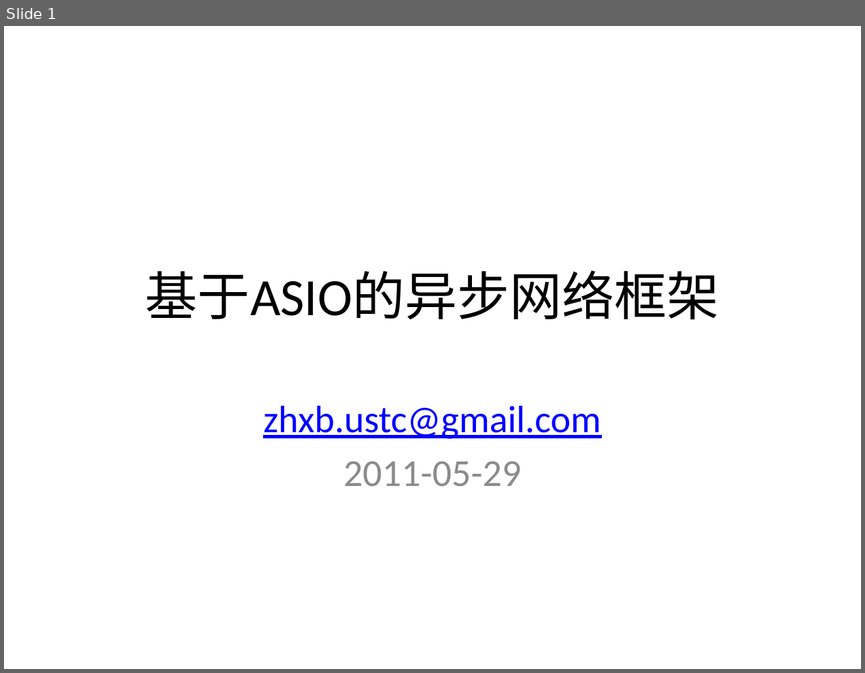
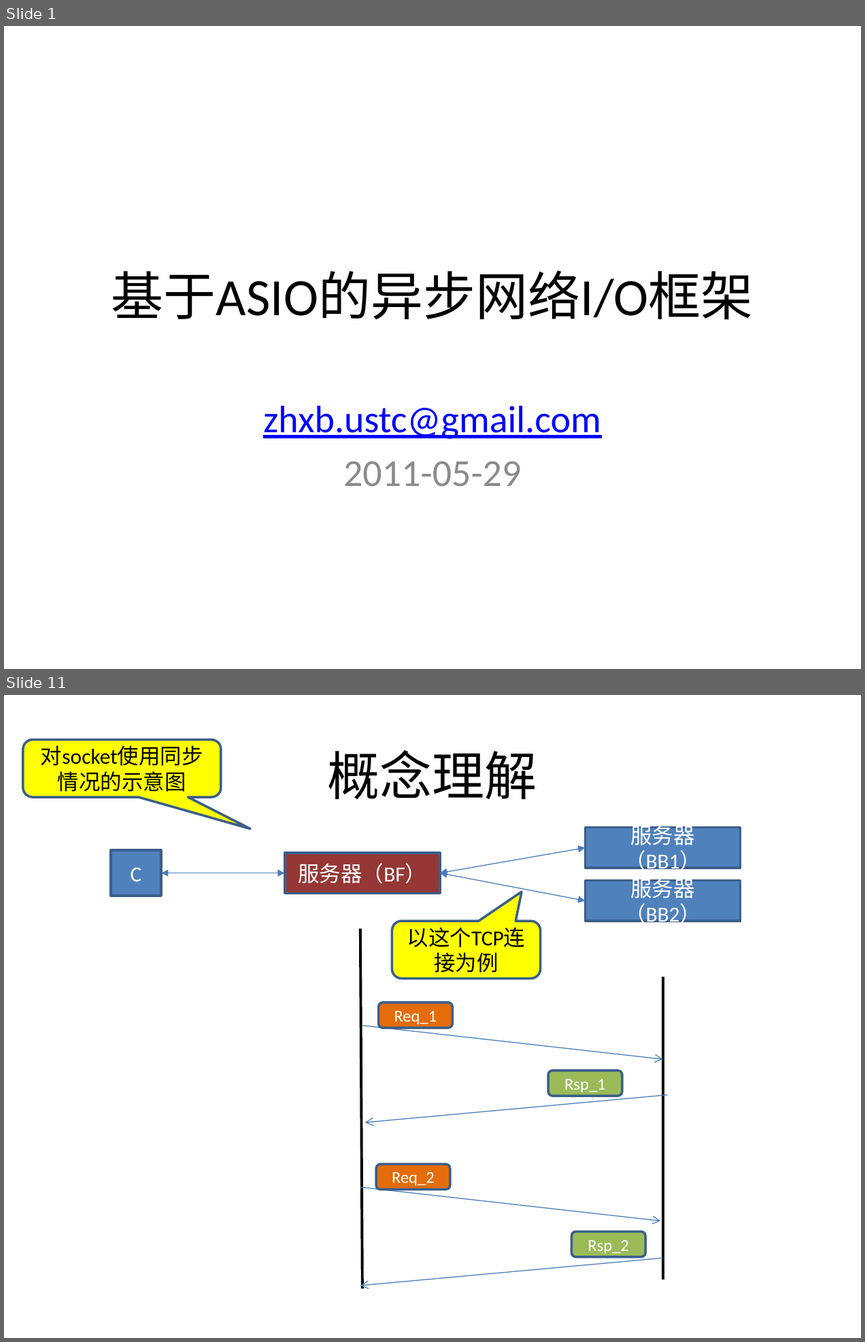
Before and after one commit to kkzhou/kknf, a slide deck: aanf/asio-based2/doc/asio-based AANF.pptx. Shown one above the other, each under a label of ours: slide 1 before the commit, slides 1 and 11 after it; the slides between them are not shown. The pictures are 865x673 and 865x1342 pixels, drawn with LibreOffice and Linux fonts; fonts in the diff are those of the drawing. Boxes give left, top, right and bottom in pixels: in the first picture for what was removed or moved away, otherwise in the second. Text is boxed around its words. In the diff, an @@ line names an element or a change of style, - is before the commit and + after.

```diff
--- a/aanf/asio-based2/doc/asio-based AANF.pptx
+++ b/aanf/asio-based2/doc/asio-based AANF.pptx
@@ slide 11 added at (4,695,861,1338), background #FFFFFF @@
@@ rounded speech box added at (23,740,221,797), fill #FFFF00, outline #3A5F8C 2 pt, 18 pt, text #000000 @@
+对socket使用同步情况的示意图
@@ title added at (328,750,537,799), 44 pt, text #000000 @@
+概念理解
@@ rectangle added at (585,828,740,868), fill #4F81BD, outline #3A5F8C 2 pt, 18 pt, text #FFFFFF @@
+服务器（BB1）
@@ rectangle added at (110,850,161,896), fill #4F81BD, outline #3A5F8C 2 pt, 18 pt, text #FFFFFF @@
+C
@@ rectangle added at (285,853,440,893), fill #953735, outline #3A5F8C 2 pt, 18 pt, text #FFFFFF @@
+服务器（BF）
@@ double arrow added from (440, 873) to (585, 847), #4B7EBC 0.75 pt @@
@@ double arrow added from (161, 873) to (285, 873), #4B7EBC 0.75 pt @@
@@ double arrow added from (440, 873) to (585, 900), #4B7EBC 0.75 pt @@
@@ rectangle added at (585,880,740,920), fill #4F81BD, outline #3A5F8C 2 pt, 18 pt, text #FFFFFF @@
+服务器（BB2）
@@ line added from (360, 929) to (362, 1288), #000000 2.25 pt @@
@@ rounded speech box added at (392,921,541,979), fill #FFFF00, outline #3A5F8C 2 pt, 18 pt, text #000000 @@
+以这个TCP连接为例
@@ line added from (663, 977) to (663, 1279), #000000 2.25 pt @@
@@ rounded rectangle added at (379,1002,452,1028), fill #E46C0A, outline #3A5F8C 2 pt, 14 pt, text #FFFFFF @@
+Req_1
@@ arrow added from (363, 1025) to (663, 1059), #4B7EBC 0.75 pt @@
@@ rounded rectangle added at (548,1070,621,1096), fill #9BBB59, outline #3A5F8C 2 pt, 14 pt, text #FFFFFF @@
+Rsp_1
@@ arrow added from (667, 1094) to (364, 1123), #4B7EBC 0.75 pt @@
@@ rounded rectangle added at (376,1164,449,1189), fill #E46C0A, outline #3A5F8C 2 pt, 14 pt, text #FFFFFF @@
+Req_2
@@ arrow added from (360, 1187) to (660, 1220), #4B7EBC 0.75 pt @@
@@ rounded rectangle added at (571,1232,645,1257), fill #9BBB59, outline #3A5F8C 2 pt, 14 pt, text #FFFFFF @@
+Rsp_2
@@ arrow added from (663, 1258) to (360, 1285), #4B7EBC 0.75 pt @@
@@ slide 1 changed as well @@
@@ title at (111,270,753,320): text changed @@
-基于ASIO的异步网络框架
+基于ASIO的异步网络I/O框架
```
Also in this commit, not shown: 1 other slide changed, 26 other slides added, 3 slides removed.
